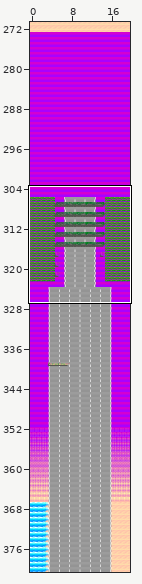
Two states of a Tiled map, OutRun2D_Dev02/Maps/Outrun_map.tmx. The picture above shows the old version from afar; the outline marks the close-up.
Close-up. Earlier state:
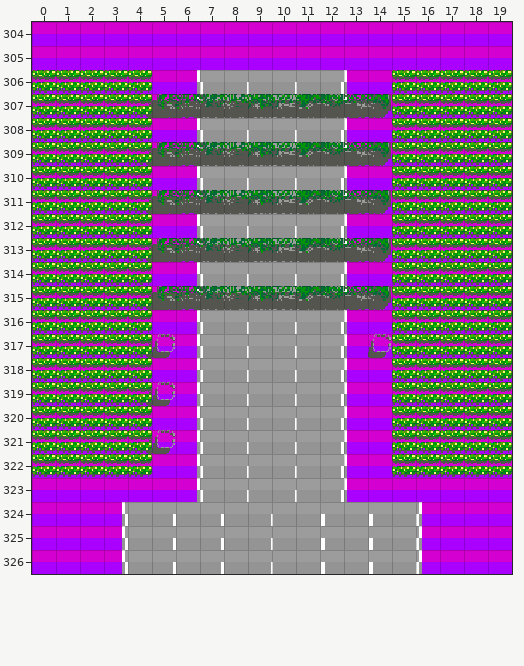
Cells are 16x16 px. Shown: x 0..19, y 304..326. The commit also changed other parts of the map, which this record leaves out. Tiles whose own drawing changed are shown in their newer look in all pictures.
The same view after the edit:
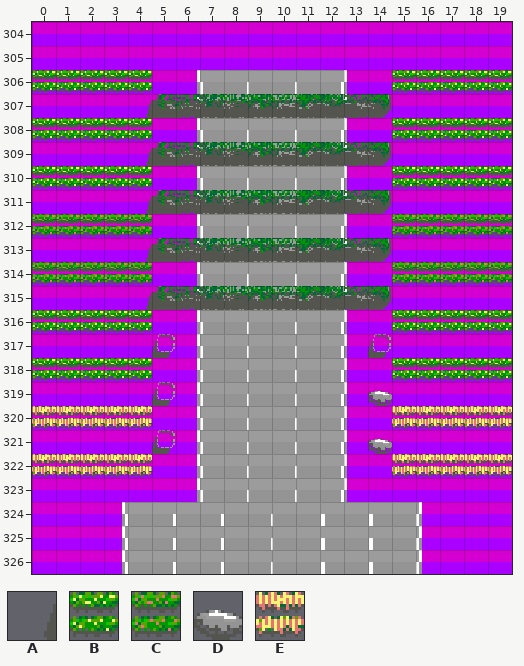
Key: from "Outrun2d.tiles": A 638, B 649, C 660, D 661, E 671.
_ is an empty cell.
Tiles replaced or removed in this view: A, B.
What changed:
Changed rows in their new state; . is an unchanged cell.
Layer "Shadows2":
first column x 4:
317 _
319 _
321 _
Layer "Decorations3":
first column x 0:
307 _____.........._____
309 _____.........._____
311 _____.........._____
312 CCCCC..........CCCCC
313 _____.........._____
314 CCCCC..........CCCCC
315 _____.........._____
317 _____.........._____
319 _____.........D_____
320 EEEEE..........EEEEE
321 _____.........D_____
322 EEEEE..........EEEEE
